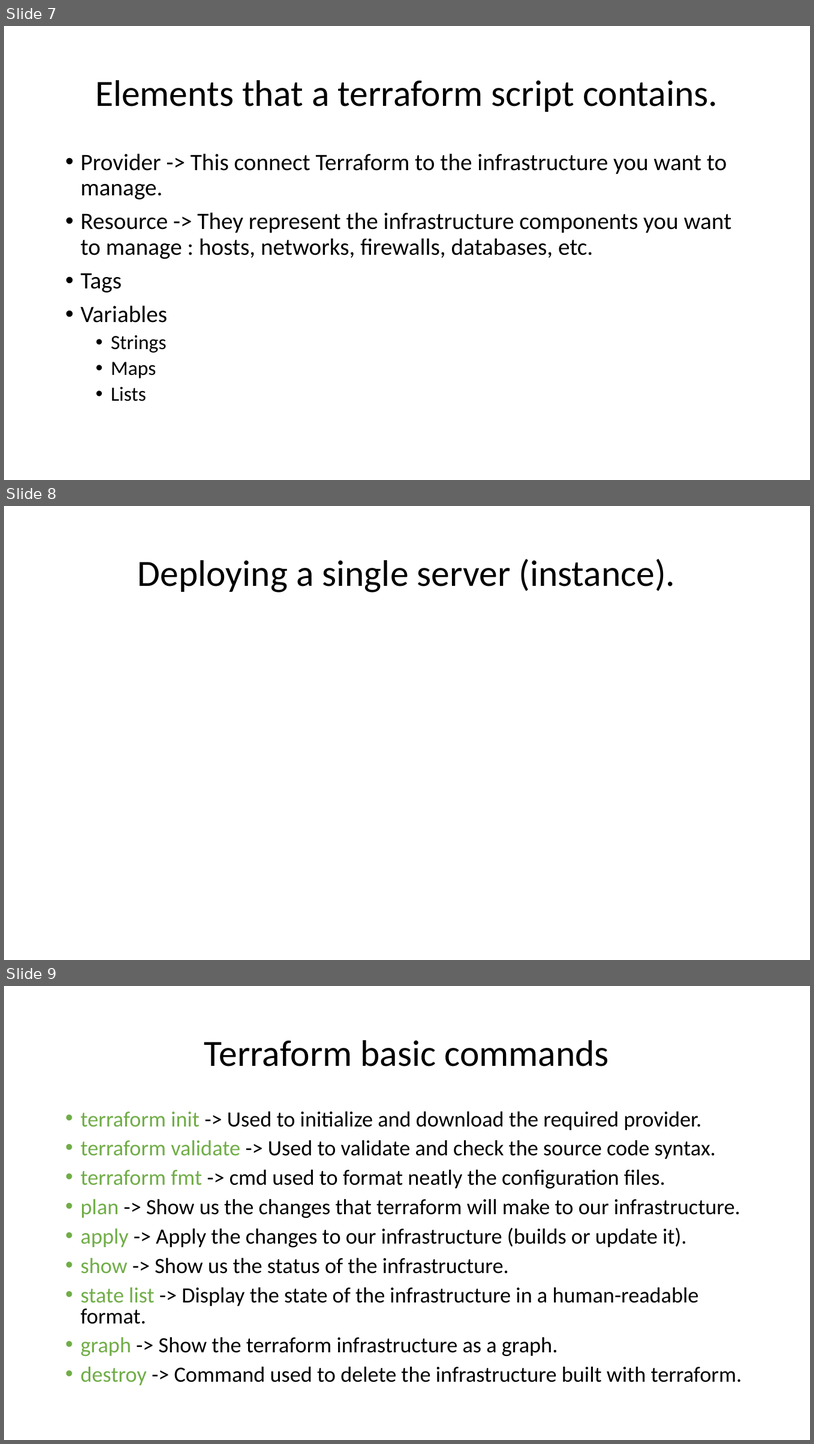
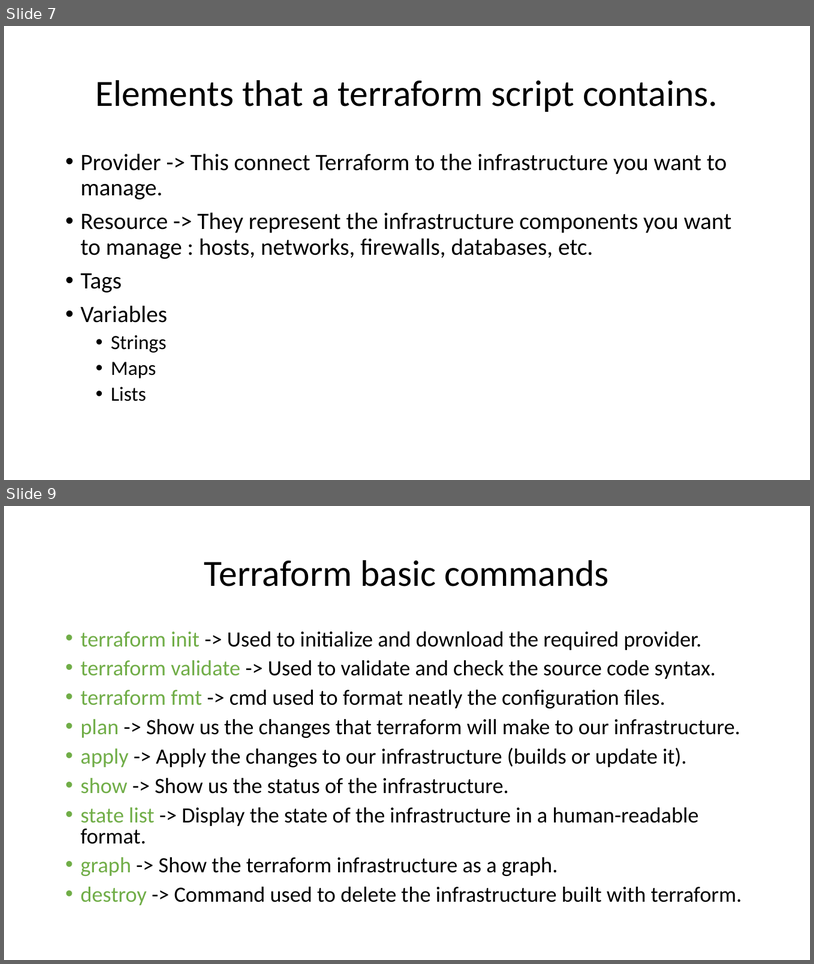
Before and after one commit to JlccX/terraform-training, a slide deck: Terraform.pptx. Shown one above the other, each under a label of ours: slides 7, 8 and 9 before the commit, slides 7 and 9 after it; the slides between them are not shown. The pictures are 814x1444 and 814x964 pixels, drawn with LibreOffice and Linux fonts; fonts in the diff are those of the drawing. Boxes give left, top, right and bottom in pixels: in the first picture for what was removed or moved away, otherwise in the second. Text is boxed around its words. In the diff, an @@ line names an element or a change of style, - is before the commit and + after.

```diff
--- a/Terraform.pptx
+++ b/Terraform.pptx
@@ slide 8 removed at (x1=4, y1=506, x2=810, y2=960), background #FFFFFF @@
@@ title removed at (x1=138, y1=559, x2=675, y2=592) @@
-Deploying a single server (instance).
```
Also in this commit, not shown: 1 slide changed, 1 slide added, 20 other files.
